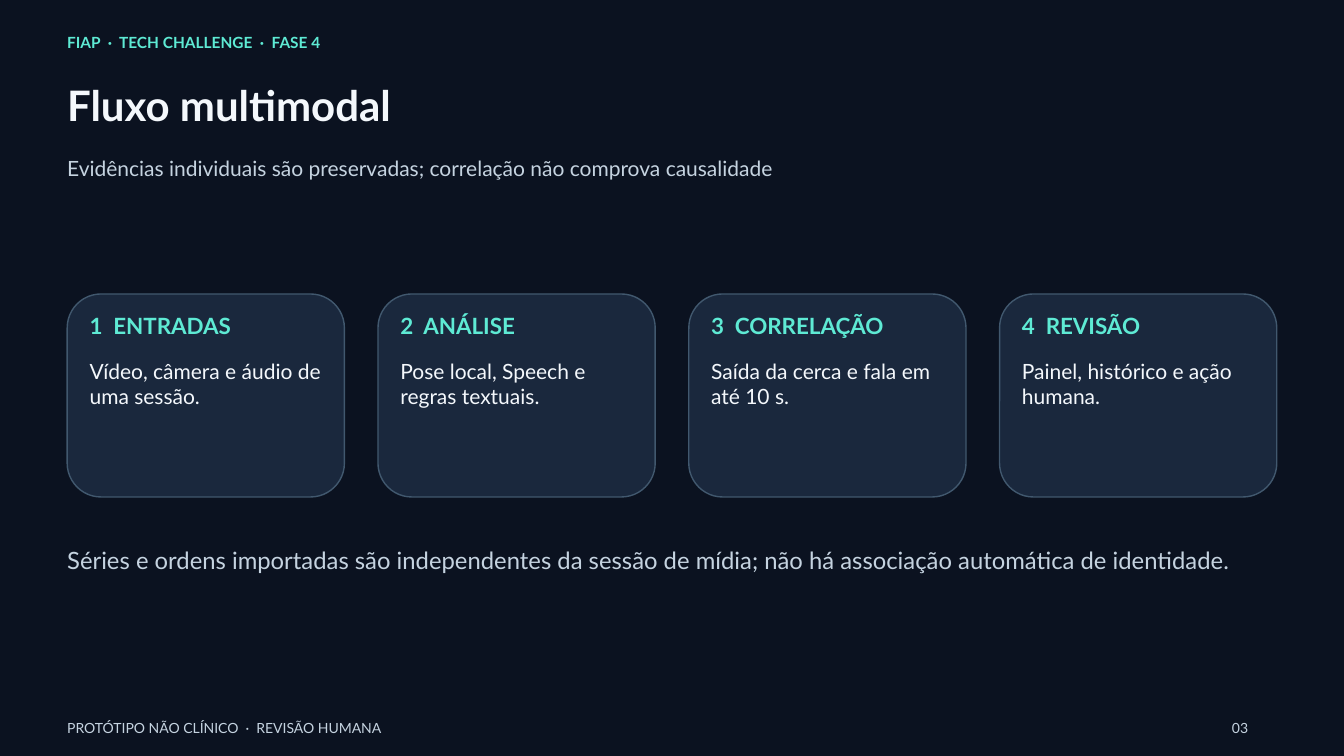
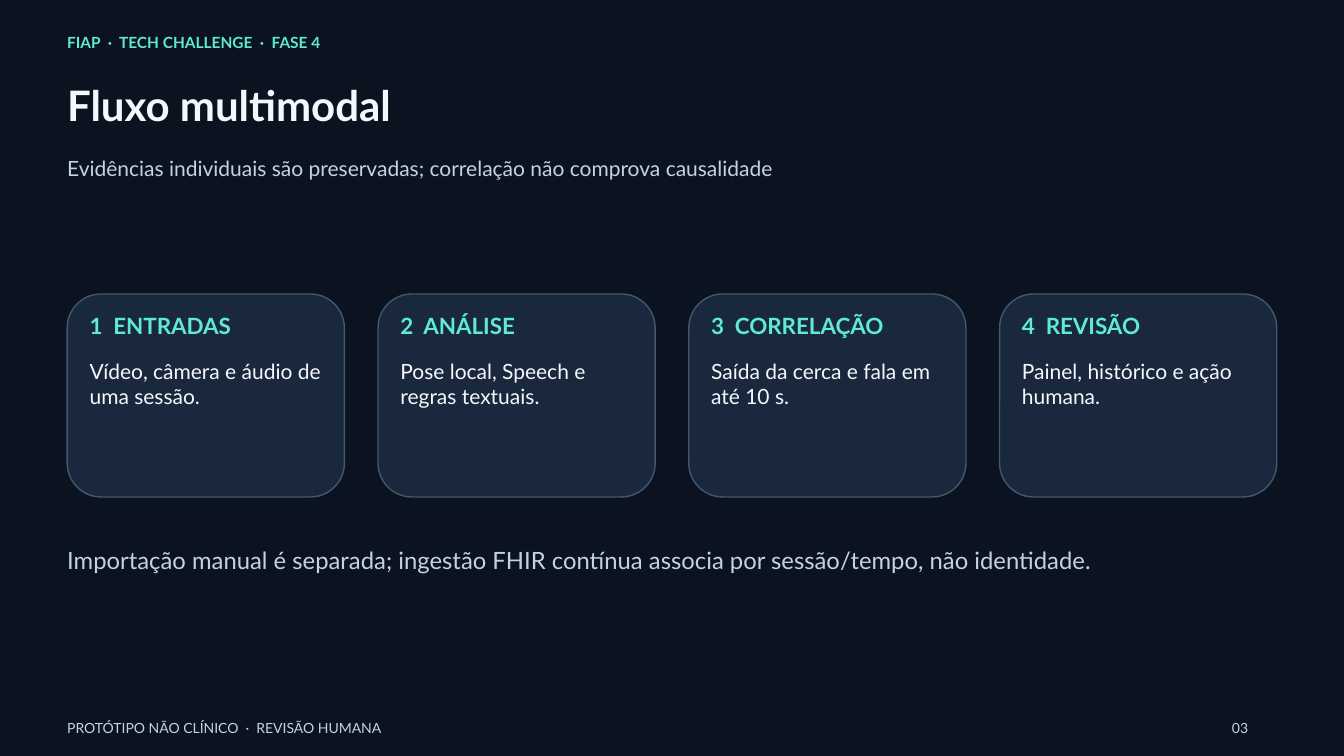
Before and after one commit to Etyonamine/Fiap_Pos_9AIDT_Fase_04_Monitoramento_multimodal_pacientes, a slide deck: slide 3 of docs/Vigia-Saude-apresentacao-revisada.pptx. Drawn at 1344x756 pixels with LibreOffice and Linux fonts; fonts in the diff are those of the drawing. Boxes give left, top, right and bottom in pixels: in the first picture for what was removed or moved away, otherwise in the second. Text is boxed around its words. In the diff, an @@ line names an element or a change of style, - is before the commit and + after.

```diff
--- a/docs/Vigia-Saude-apresentacao-revisada.pptx
+++ b/docs/Vigia-Saude-apresentacao-revisada.pptx
@@ text at (67, 551, 1090, 574): text changed @@
-Séries e ordens importadas são independentes da sessão de mídia; não há associação automática de identidade.
+Importação manual é separada; ingestão FHIR contínua associa por sessão/tempo, não identidade.
```
Also in this commit, not shown: 3 other slides changed, 11 other files.
